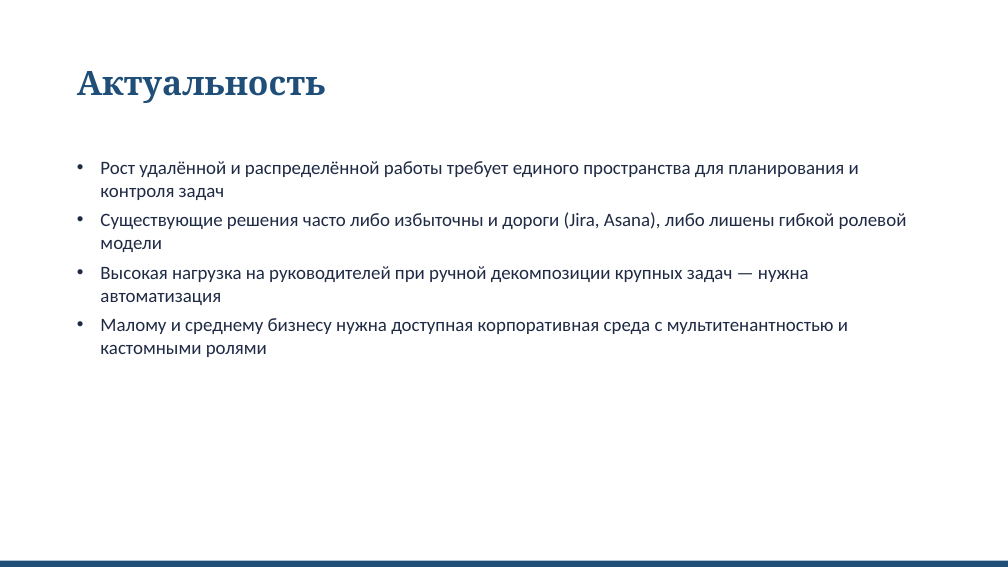
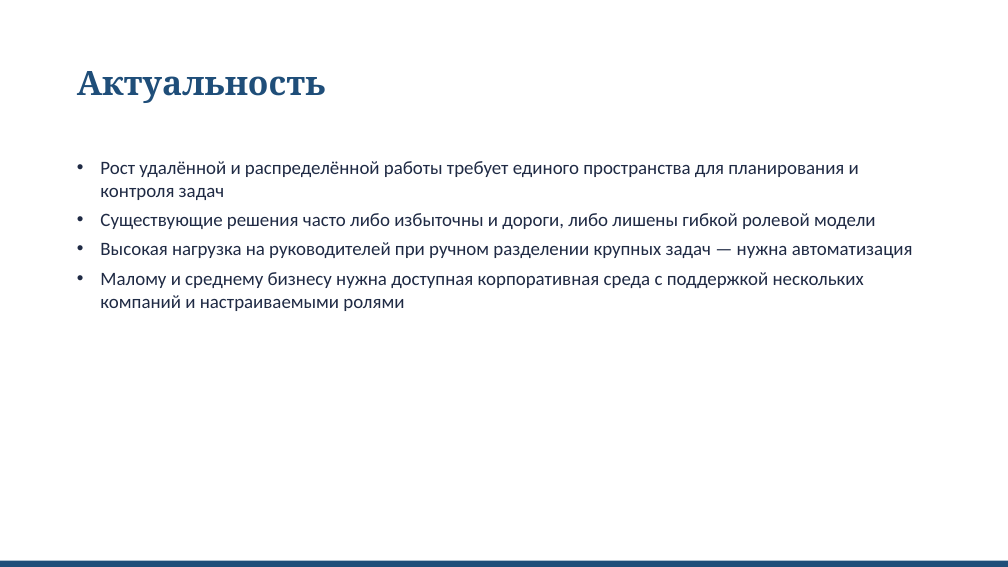
Before and after one commit to dizzy-166/Task-Scheduler, a slide deck: slide 2 of Documentation/Поток_Презентация.pptx. Drawn at 1008x567 pixels with LibreOffice and Linux fonts; fonts in the diff are those of the drawing. Boxes give left, top, right and bottom in pixels: in the first picture for what was removed or moved away, otherwise in the second. Text is boxed around its words. In the diff, an @@ line names an element or a change of style, - is before the commit and + after.

```diff
--- a/Documentation/Поток_Презентация.pptx
+++ b/Documentation/Поток_Презентация.pptx
@@ text at (100, 213, 913, 311): text changed @@
-• Существующие решения часто либо избыточны и дороги (Jira, Asana), либо лишены гибкой ролевой модели
-• Высокая нагрузка на руководителей при ручной декомпозиции крупных задач — нужна автоматизация
-• Малому и среднему бизнесу нужна доступная корпоративная среда с мультитенантностью и кастомными ролями
+• Существующие решения часто либо избыточны и дороги, либо лишены гибкой ролевой модели
+• Высокая нагрузка на руководителей при ручном разделении крупных задач — нужна автоматизация
+• Малому и среднему бизнесу нужна доступная корпоративная среда с поддержкой нескольких компаний и настраиваемыми ролями
```
Also in this commit, not shown: 8 other slides changed, 1 other file.
